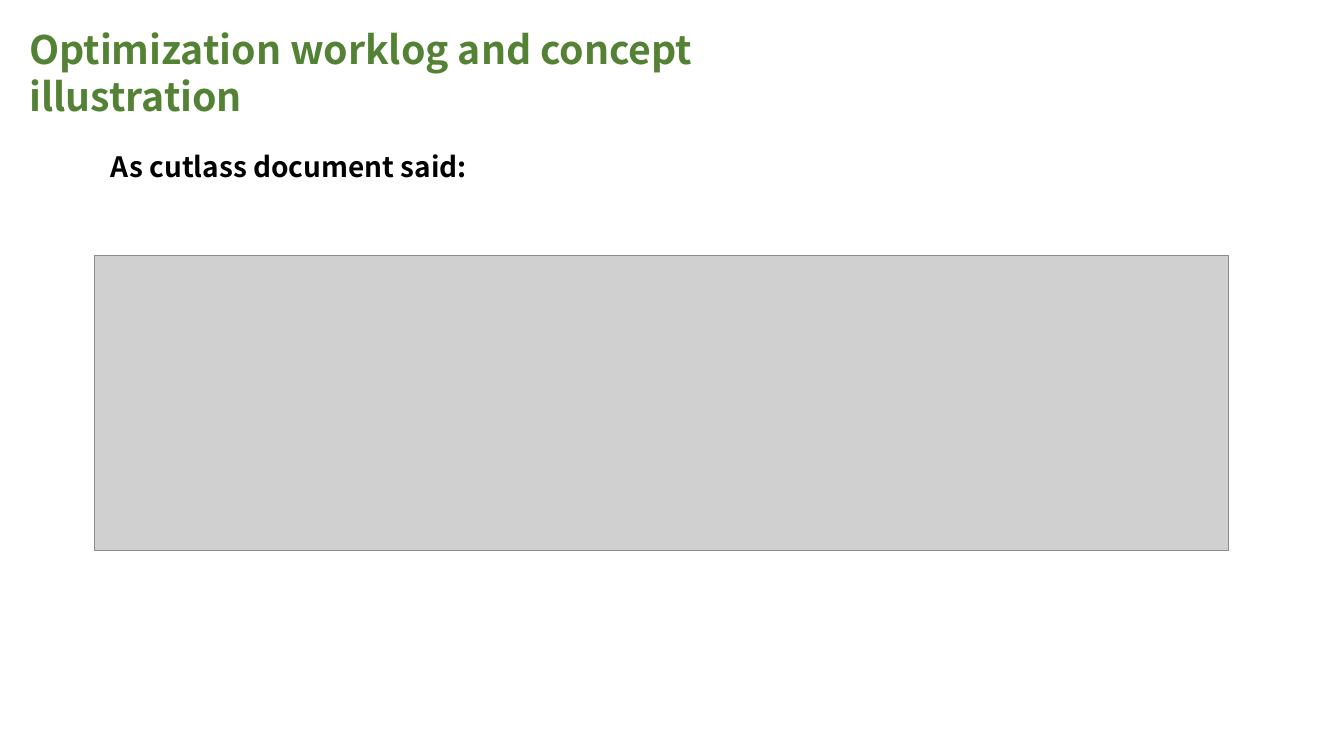
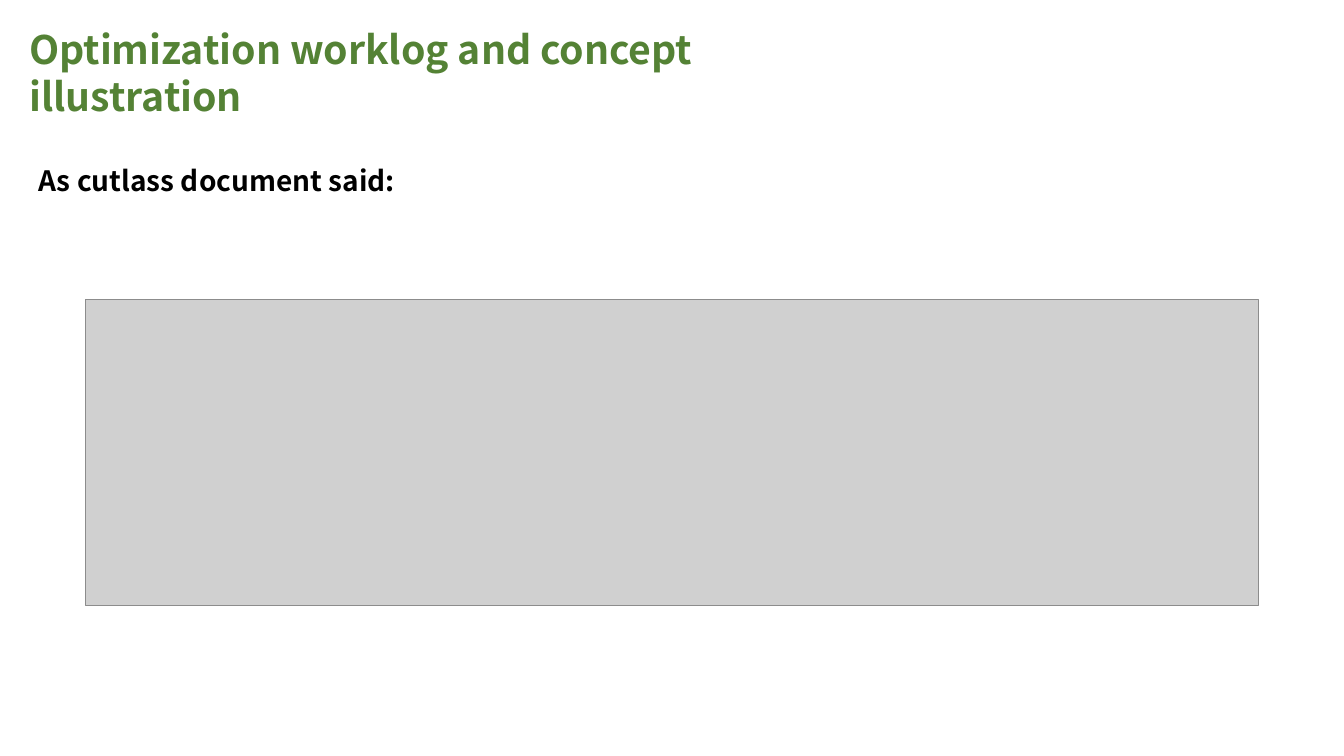
Before and after one commit to InhabitancyCocoon/feather_gemm, a slide deck: slide 44 of docs/presentation.pptx (slide 42 before the commit). Drawn at 1344x756 pixels with LibreOffice and Linux fonts; fonts in the diff are those of the drawing; grey boxes stand for pictures. Boxes give left, top, right and bottom in pixels: in the first picture for what was removed or moved away, otherwise in the second. Text is boxed around its words. In the diff, an @@ line names an element or a change of style, - is before the commit and + after.

```diff
--- a/docs/presentation.pptx
+++ b/docs/presentation.pptx
@@ text "As cutlass document said:": place and size @@
-text "As cutlass document said:" at <box>111,154,467,178</box>
+text "As cutlass document said:" at <box>38,168,395,192</box>
@@ picture: place and size @@
-picture at <box>95,256,1229,552</box>
+picture at <box>86,299,1259,605</box>
```
Also in this commit, not shown: 17 other slides changed, 3 slides added, 2 other files.
